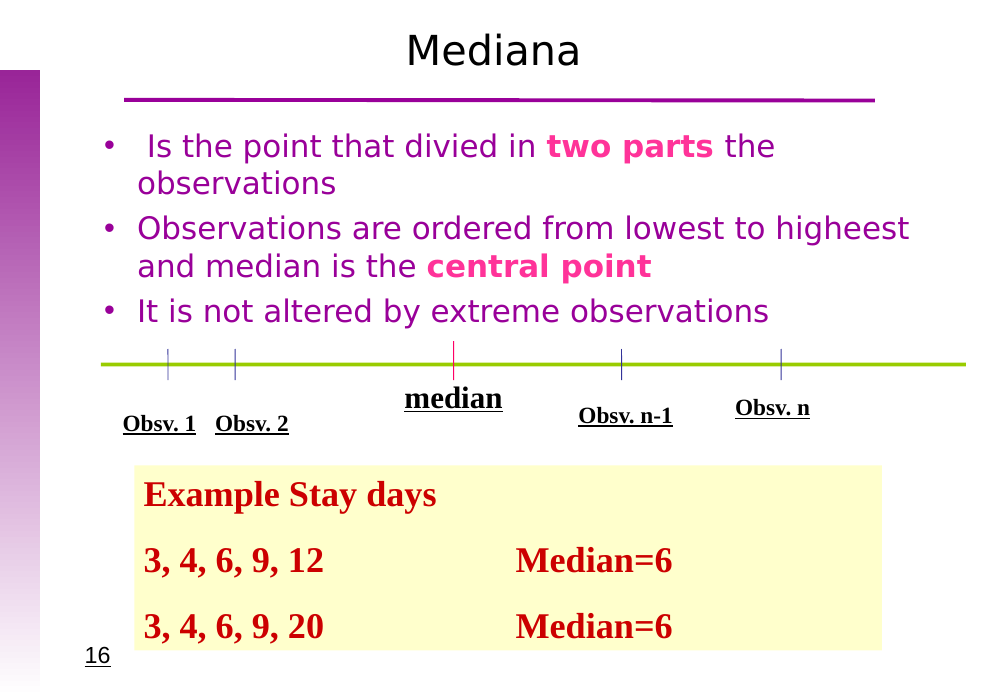
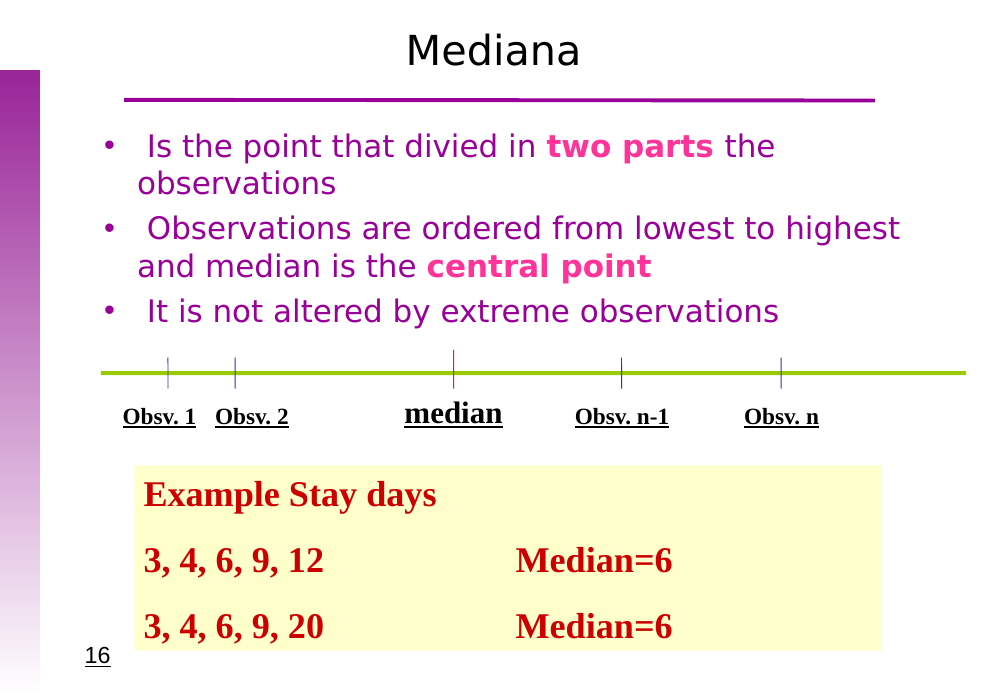
Before and after one commit to uebvhir/Course_Basic_Statistics-VHIO-2019, a slide deck: slide 16 of Sessio_2/EBB_2018_Session_2_Descriptive_analysis.ppt. Drawn at 1008x698 pixels with LibreOffice and Linux fonts; fonts in the diff are those of the drawing; background and template pictures are left out. Boxes give left, top, right and bottom in pixels: in the first picture for what was removed or moved away, otherwise in the second. Text is boxed around its words. In the diff, an @@ line names an element or a change of style, - is before the commit and + after.

```diff
--- a/Sessio_2/EBB_2018_Session_2_Descriptive_analysis.ppt
+++ b/Sessio_2/EBB_2018_Session_2_Descriptive_analysis.ppt
@@ text at (137, 215, 900, 283): text changed @@
-• Observations are ordered from lowest to higheest and median is the central point
+• Observations are ordered from lowest to highest and median is the central point
@@ 6 lines: place and size @@
-6 lines at (100, 341, 965, 379)
+6 lines at (100, 350, 965, 389)
@@ text "median": place and size @@
-text "median" at (404, 386, 502, 412)
+text "median" at (404, 401, 502, 428)
@@ text "Obsv. 1": place and size @@
-text "Obsv. 1" at (123, 415, 197, 435)
+text "Obsv. 1" at (123, 408, 197, 428)
@@ text "Obsv. 2": place and size @@
-text "Obsv. 2" at (215, 415, 289, 435)
+text "Obsv. 2" at (215, 408, 289, 428)
@@ text "Obsv. n": place and size @@
-text "Obsv. n" at (735, 399, 810, 419)
+text "Obsv. n" at (744, 408, 819, 428)
```
Also in this commit, not shown: 21 other slides changed, 1 slide added, 1 slide removed, 1 other file.
